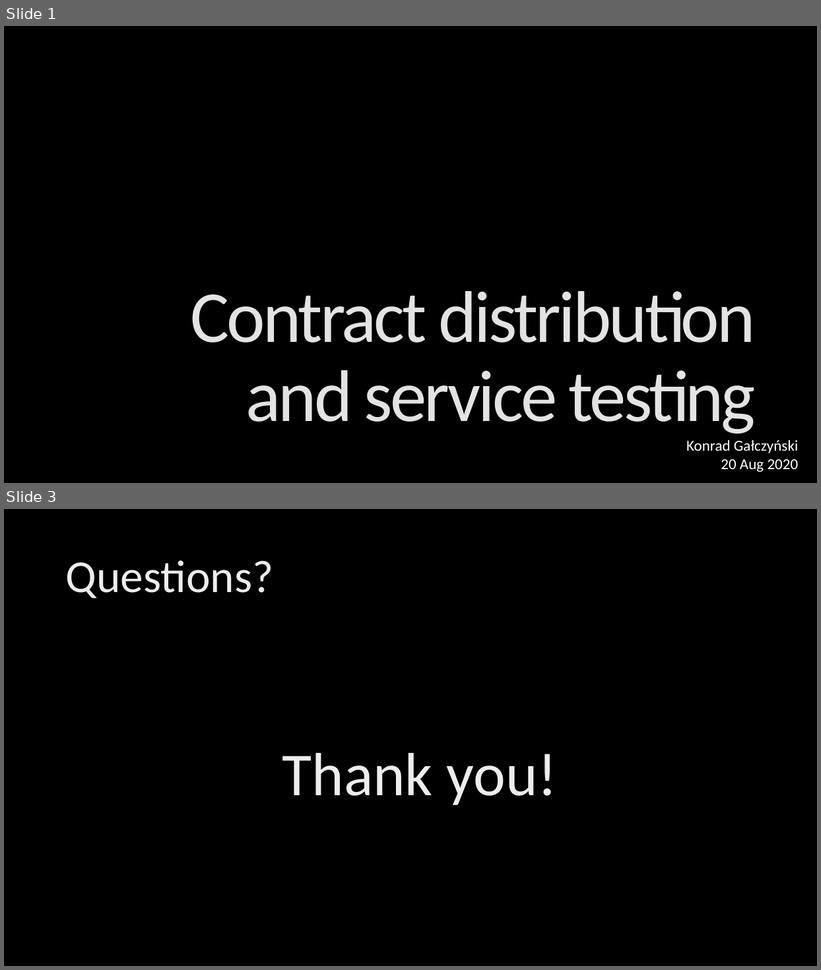
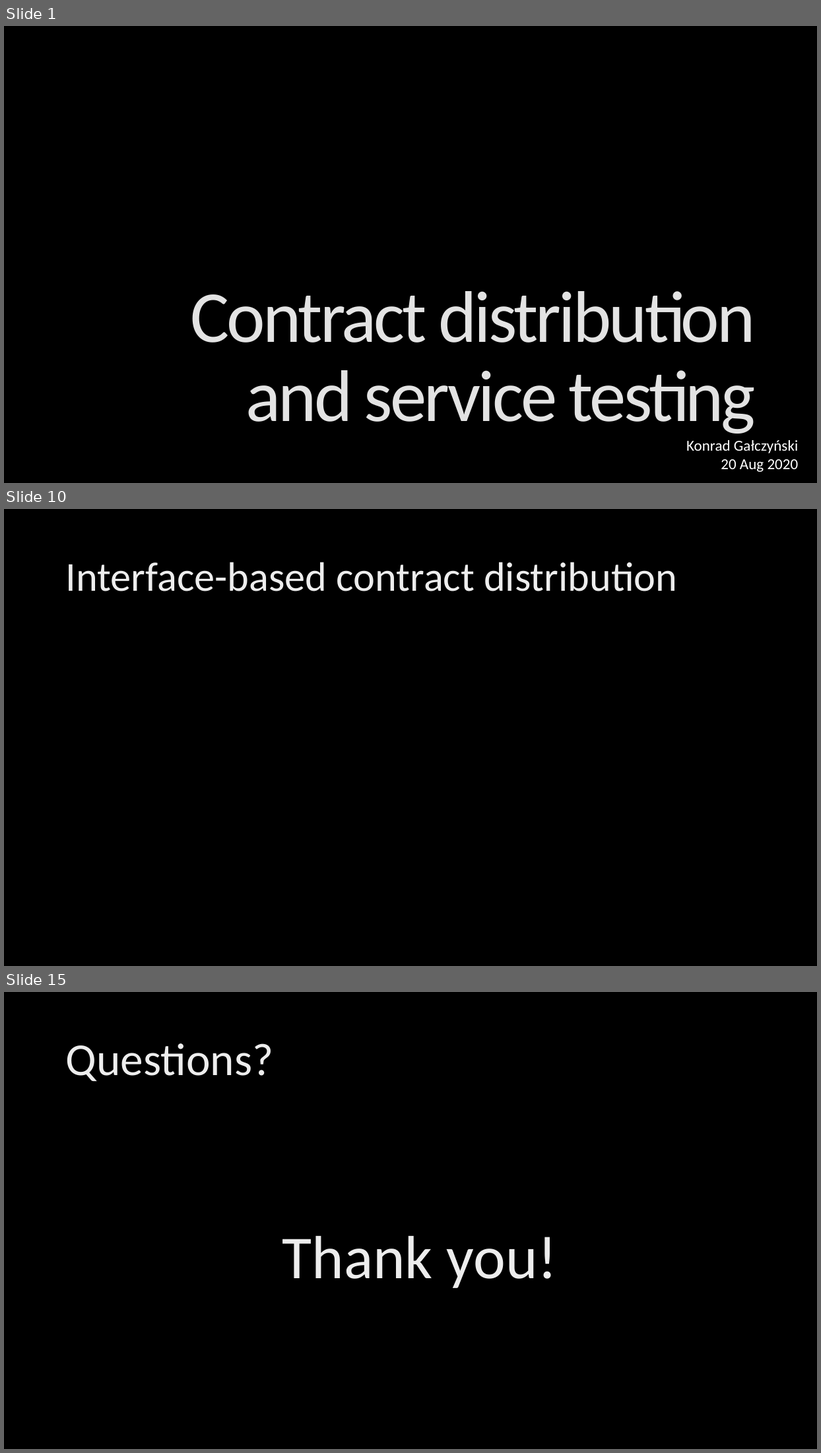
Before and after one commit to KonradGalczynski/Learning, a slide deck: ContractDistribution/ContractDistribution.pptx. Shown one above the other, each under a label of ours: slides 1 and 3 before the commit, slides 1, 10 and 15 after it; the slides between them are not shown. The pictures are 821x970 and 821x1453 pixels, drawn with LibreOffice and Linux fonts; fonts in the diff are those of the drawing; background and template pictures are left out. Boxes give left, top, right and bottom in pixels: in the first picture for what was removed or moved away, otherwise in the second. Text is boxed around its words. In the diff, an @@ line names an element or a change of style, - is before the commit and + after.

Commit message:
contract distribution pptx updated

```diff
--- a/ContractDistribution/ContractDistribution.pptx
+++ b/ContractDistribution/ContractDistribution.pptx
@@ slide 10 added at bbox=[4, 509, 817, 966], background picture (left out) @@
@@ title added at bbox=[66, 562, 677, 591], 48.6 pt, text gradient #BFBFBF to #EDEDED to #FFFFFF @@
+Interface-based contract distribution
@@ what was slide 3 is now slide 15 @@
```
Also in this commit, not shown: 13 other slides added, 2 slides removed.
